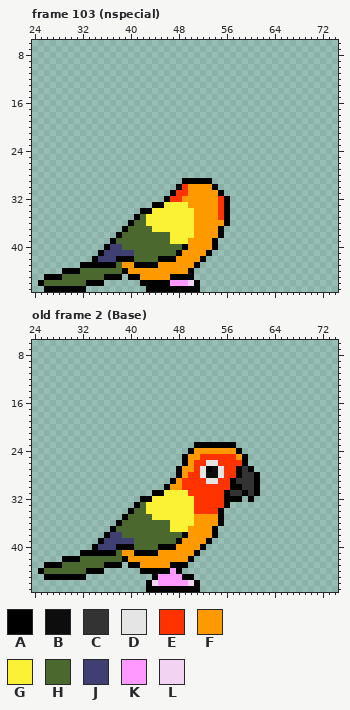
Pixel-art file: Citrus/aseprite/citrus_roa_2.aseprite. Above is the file before it was changed.
96x48 pixels, 103 frames. Shown: frame 103 (nspecial): x 24..74, y 6..47; old frame 2 (Base): x 24..74, y 6..47. The commit also changed other frames, which this record leaves out.
Visible layers, top first: "fx", "Wing", "Eye", "Tail", "Body", "back wing", "Talons".
Palette (. is transparent): A #000000  B #0d0d0d  C #333333  D #e5e5e5  E #ff3300  F #ff9900  G #fbf236  H #4b692f  J #3f3f74  K #ff99ff  L #f2d4f2
Pixels before, frame 103 (nspecial), first column x 25:
29 ........................AAAAA...
30 .......................AEFFFFA..
31 ......................AEEFFFFFA.
32 .....................AEEFFFFFFEA
33 ...................AAGGGGFFFFFEA
34 .................AAGGGGGGGFFFFEA
35 ................AHGGGGGGGGFFFFEA
36 ...............AHHGGGGGGGGFFFFFA
37 ..............AHHHHGGGGGGGFFFFA.
38 .............AHHHHHHHHGGGGFFFFA.
39 ............AHHHHHHHHHGGGFFFFA..
40 ...........AJJHHHHHHHHHHAFFFFA..
41 ..........AJJJJJHHHHHHHAFFFFA...
42 .........AJJJAAAHHHHAAAFFFFA....
43 .......AAAAAAHFFAAAAFFFFFFA.....
44 ....AAAHHHHHHHAFFFFFFFFFFA......
45 .AAAHHHHHHHAAA.AAFFFFFAAAA......
46 AHHHHHHHAAA......AAAAAKKKLA.....
47 .AAAAAAA..........AAAAAAAAA.....
Pixels before, old frame 2 (Base), first column x 25:
23 ..........................AAAAAAA....
24 .........................AFFFFFFFA...
25 ........................AFFEEEEEEFA..
26 ........................AFEEDDEEEEA..
27 .......................AFFEDABDEEACA.
28 .......................AFEEDBBDEEACCA
29 ......................AFEEEEDDEEACCCA
30 .....................AFFEEEEEEEEAACCA
31 ...................AAGGGGEEEEEEACCACA
32 .................AAGGGGGGGEEEEEAAA.A.
33 ................AHGGGGGGGGEEEEEA.....
34 ...............AHHGGGGGGGGEEEEA......
35 ..............AHHHHGGGGGGGFFFFA......
36 .............AHHHHHHHHGGGGFFFFA......
37 ............AHHHHHHHHHGGGFFFFA.......
38 ...........AJJHHHHHHHHHHAFFFFA.......
39 ..........AJJJJJHHHHHHHAFFFFA........
40 .........AJJJAAAHHHHAAAFFFFA.........
41 .......AAAAAAHFFAAAAFFFFFFA..........
42 ....AAAHHHHHHHAFFFFFFFFFFA...........
43 .AAAHHHHHHHAAA.AAFFFFFAAA............
44 AHHHHHHHAAA......AAAAAKA.............
45 .AAAAAAA...........AKKKKAA...........
46 ..................ALKKKKKLA..........
47 ..................AAAAAAAAA..........
Now the later version:
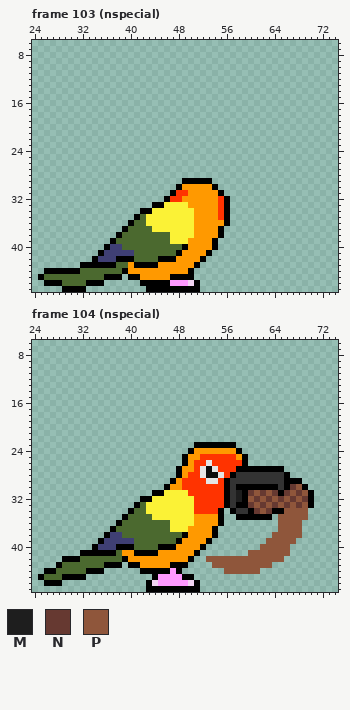
Colours new in this view: M #1e1e1e  N #663931  P #8f563b
A new or re-ordered frame is compared with the old frame closest to it.
Commit: start work on nspecial
From old to new:
frames 103 -> 123
Frame 103 (nspecial), layer "Tail":
The author put colour A in row 44 at x 26 to 28; in row 45 at x 25.
Colour H becomes colour A in row 46 at x 26 to 28.
Colour E becomes colour F in row 30 at x 49.
Colour A becomes colour H in row 45 at x 26 to 28.
Colour F becomes colour H in row 43 at x 39.
The edit erases colour A in row 46 at x 25; in row 47 at x 26 to 28.
Frame 104 (nspecial) is new; against old frame 2 (Base):
The author put colour A in row 27 at x 61 to 65; in row 28 at x 66; in row 29 at x 66 to 68; in row 30 at x 62 to 64, 66 and 69; in row 31 at x 65 and 70; in row 32 at x 59 and 70.
The author put colour A in row 33 at x 58 to 59 and 70; in row 34 at x 57, 60 and 64 to 65; in row 35 at x 58 to 63; in row 45 at x 25; in row 46 at x 26 to 28.
Colour C becomes colour A in row 27 at x 59; in row 30 at x 59 to 60.
Colour E becomes colour A in row 28 at x 57; in rows 29 to 30 at x 56.
Colour H becomes colour A in row 44 at x 26 to 27.
Colour A becomes colour B in row 27 at x 53.
The author put colour C in rows 28 to 29 at x 62 to 65; in row 30 at x 65; in row 33 at x 57; in row 34 at x 58 to 59.
Colour A becomes colour C in row 28 at x 58 and 61; in row 29 at x 57 and 61; in row 30 at x 57; in row 32 at x 57.
Colour B becomes colour D in row 27 at x 54.
Colour D becomes colour E in row 26 at x 54; in row 27 at x 55.
Colour A becomes colour H in row 45 at x 26 to 28.
Colour A becomes colour M in row 32 at x 58.
Colour C becomes colour M in row 31 at x 58.
The author put colour N in row 30 at x 67; in row 31 at x 62, 64, 66 and 68; in row 32 at x 61, 63, 65, 67 and 69; in row 33 at x 60, 62, 64, 66 and 68; in row 34 at x 61 and 63.
Colour C becomes colour N in row 31 at x 60.
The author put colour P in row 30 at x 68; in row 31 at x 63, 67 and 69; in row 32 at x 62, 64, 66 and 68; in row 33 at x 61, 63, 65, 67 and 69; in row 34 at x 62 and 66 to 69; in row 35 at x 65 to 69.
The author put colour P in rows 36 to 37 at x 65 to 68; in row 38 at x 64 to 68; in row 39 at x 63 to 67; in row 40 at x 62 to 66; in row 41 at x 60 to 66; in row 42 at x 53 to 65.
The author put colour P in row 43 at x 54 to 63; in row 44 at x 56 to 61.
Colour A becomes colour P in row 31 at x 61; in row 32 at x 60.
The edit erases colour A in row 43 at x 26 to 27; in row 44 at x 25.
